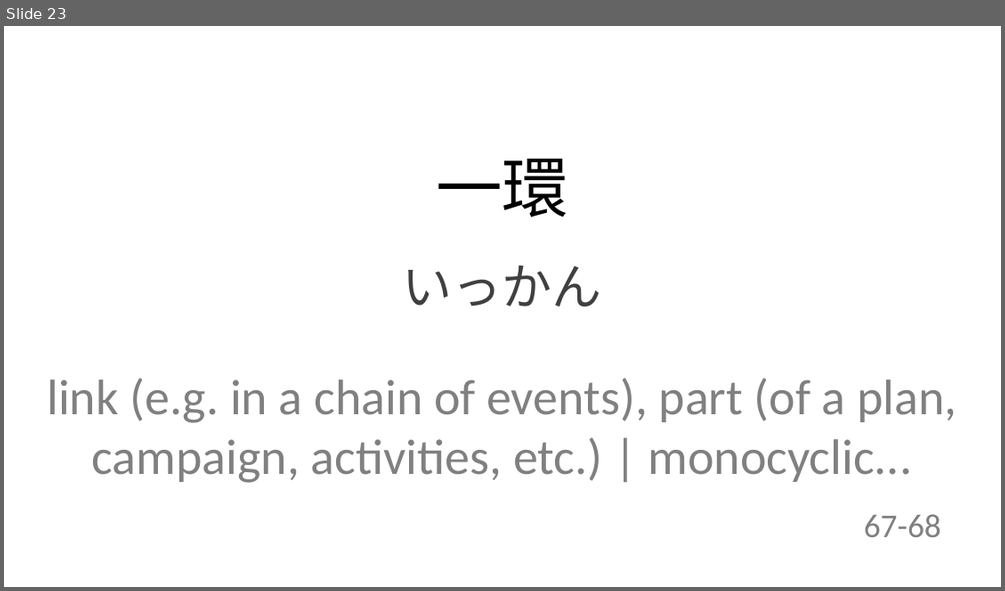
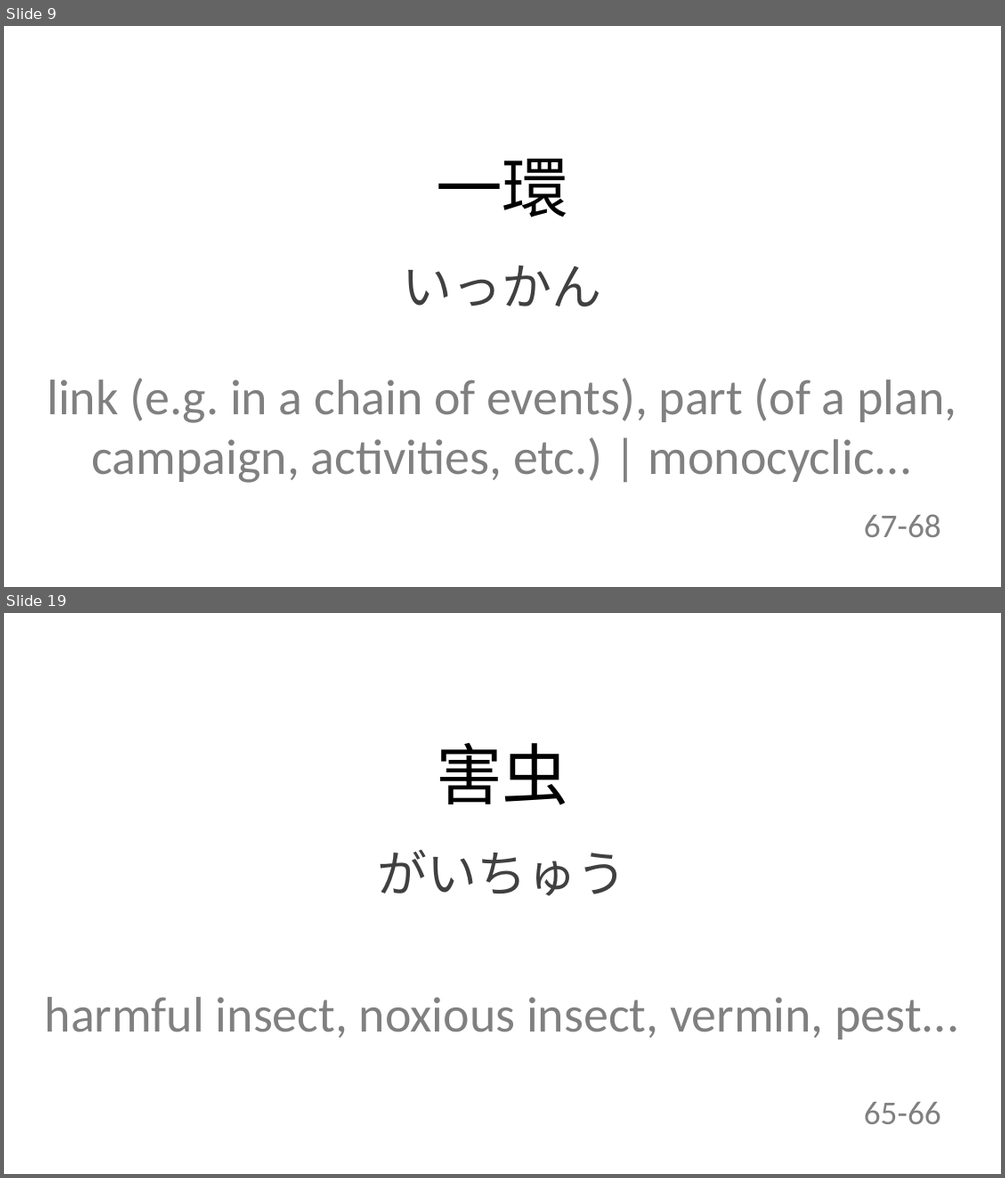
Before and after one commit to ariqRam/ankislide, a slide deck: 10|2-6/2023-10-6/kanji-todaysTest.pptx. Shown one above the other, each under a label of ours: slide 23 before the commit, slides 9 and 19 after it; the slides between them are not shown. The pictures are 1005x591 and 1005x1178 pixels, drawn with LibreOffice and Linux fonts; fonts in the diff are those of the drawing. Boxes give left, top, right and bottom in pixels: in the first picture for what was removed or moved away, otherwise in the second. Text is boxed around its words. In the diff, an @@ line names an element or a change of style, - is before the commit and + after.

```diff
--- a/10|2-6/2023-10-6/kanji-todaysTest.pptx
+++ b/10|2-6/2023-10-6/kanji-todaysTest.pptx
@@ slide 19 added at [4,613,1001,1174], background #FFFFFF @@
@@ text added at [436,743,568,805], 48 pt, text #000000 @@
+害虫
@@ text added at [378,850,627,896], 36 pt, text #404040 @@
+がいちゅう
@@ text added at [45,997,960,1039], 36 pt, text #808080 @@
+harmful insect, noxious insect, vermin, pest...
@@ text added at [864,1102,941,1124], 24 pt, text #808080 @@
+65-66
@@ what was slide 23 is now slide 9 @@
```
Also in this commit, not shown: 1 slide changed, 8 other slides added, 13 slides removed, 34 other files.
